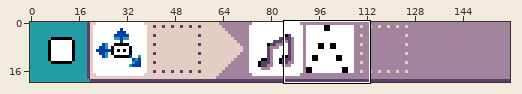
Edited in one commit: sprite sheet (docs/images/generated/sample_head_or_tail_page_1_rule_2.png). The first picture is a wide view before the edit; the outline marks the close-up.
Close-up. Earlier state:
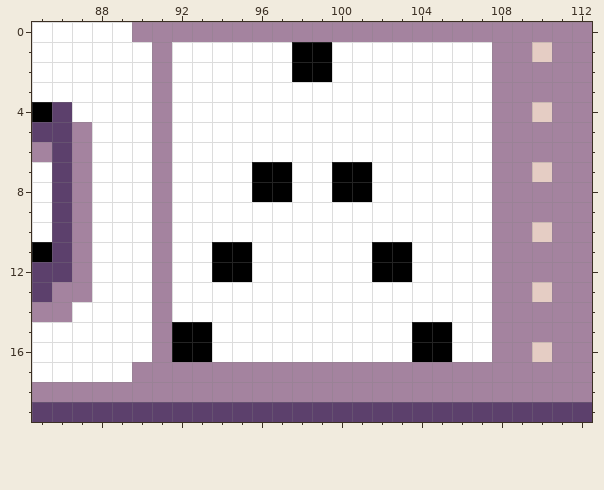
The file is 320x40 pixels, drawn in blocks of 2x2; one block is one cell here. Shown: x 85..112, y 0..19.
New version:
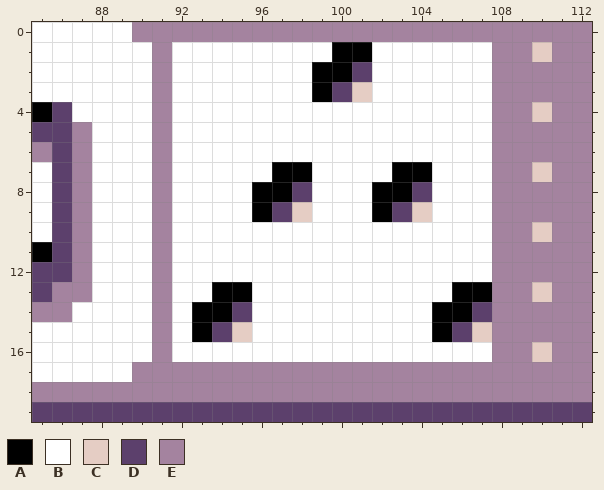
Palette (. is transparent): A #000000  B #ffffff  C #e5cdc4  D #5c406c  E #a4839f
From old to new:
y 1: x 98..101 AABB -> BBAA
y 2: x 98 A -> B; x 100..101 BB -> AD
y 3: x 99..101 BBB -> ADC
y 7: x 96 A -> B; x 98 B -> A; x 100..101 AA -> BB; x 103..104 BB -> AA
y 8: x 98 B -> D; x 100..104 AABBB -> BBAAD
y 9: x 96..98 BBB -> ADC; x 102..104 BBB -> ADC
y 11..12: x 94..95 AA -> BB; x 102..103 AA -> BB
y 13: x 94..95 BB -> AA; x 106..107 BB -> AA
y 14: x 93..95 BBB -> AAD; x 105..107 BBB -> AAD
y 15: x 92 A -> B; x 94..95 BB -> DC; x 104 A -> B; x 106..107 BB -> DC
y 16: x 92..93 AA -> BB; x 104..105 AA -> BB
